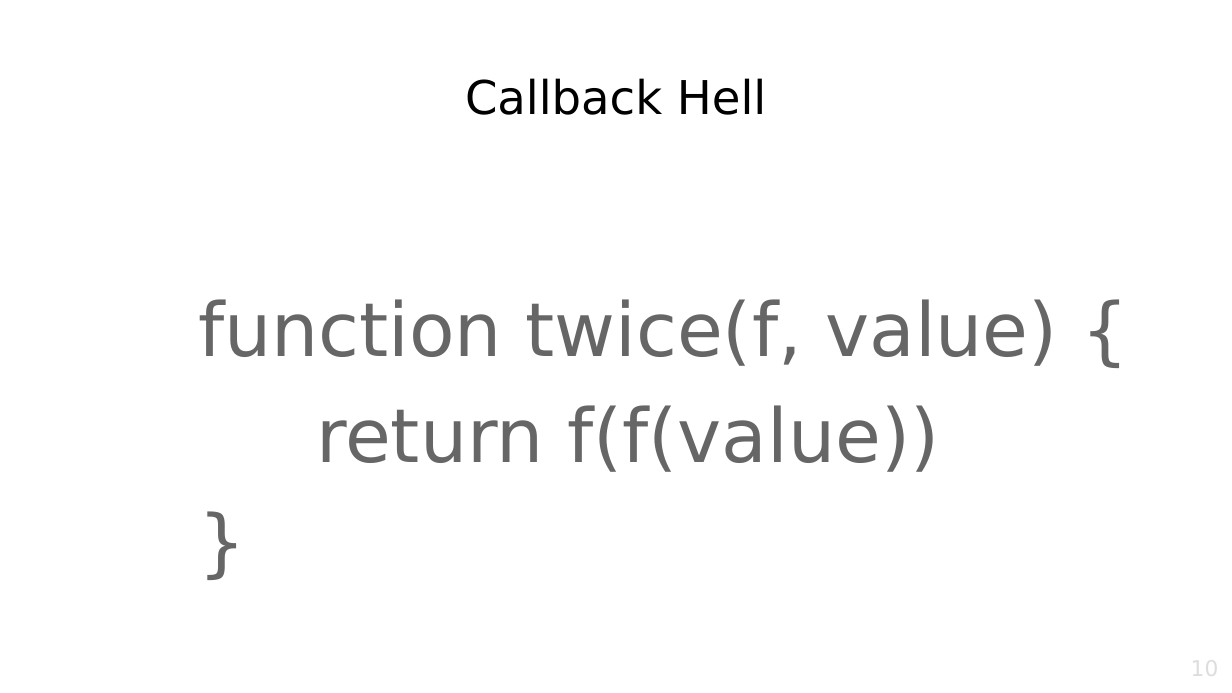
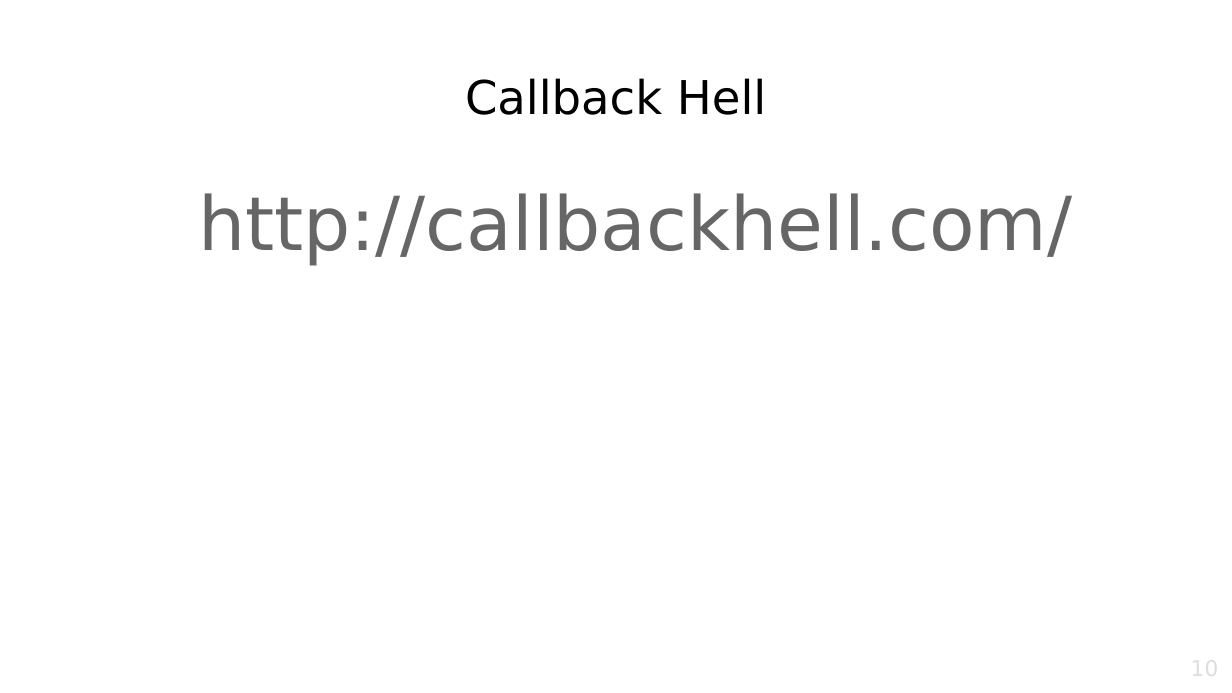
Before and after one commit to janakact/hybriteq-promises-workshop, a slide deck: slide 10 of presentation.odp. Drawn at 1232x693 pixels with LibreOffice and Linux fonts; fonts in the diff are those of the drawing; background and template pictures are left out. Boxes give left, top, right and bottom in pixels: in the first picture for what was removed or moved away, otherwise in the second. Text is boxed around its words. In the diff, an @@ line names an element or a change of style, - is before the commit and + after.

Commit message:
Change presentations

```diff
--- a/presentation.odp
+++ b/presentation.odp
@@ text at box(198, 193, 1072, 266): text changed @@
-function twice(f, value) {
-return f(f(value))
-}
+http://callbackhell.com/
```
Also in this commit, not shown: 2 slides added, 1 slide removed, 1 other file.
